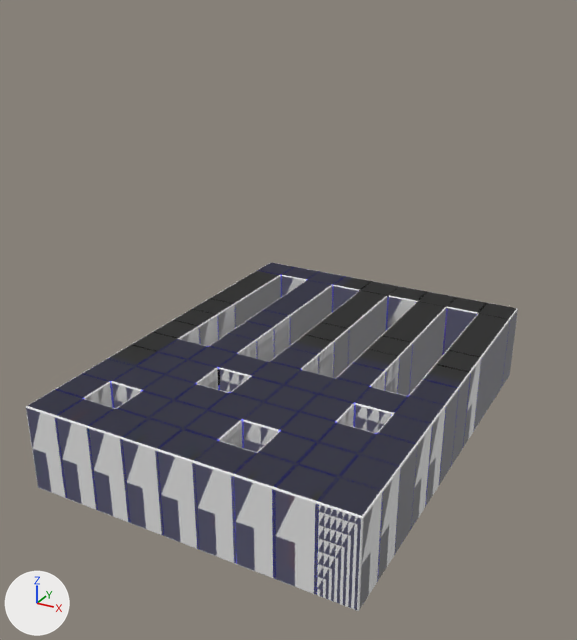
The Blender file models/wam2.blend: old version first, new version second.
Camera for both pictures: a 50 mm camera at (2.47, -4.22, 2.44) aimed at (0.12, 0.05, 0.31). Lighting does not change. The marker at lower left points along +X, +Y and +Z. The same objects are shown in both versions, whatever each file hides.

Names of what the first picture shows: 'BaseHighPoly', 'BaseLowPoly'.
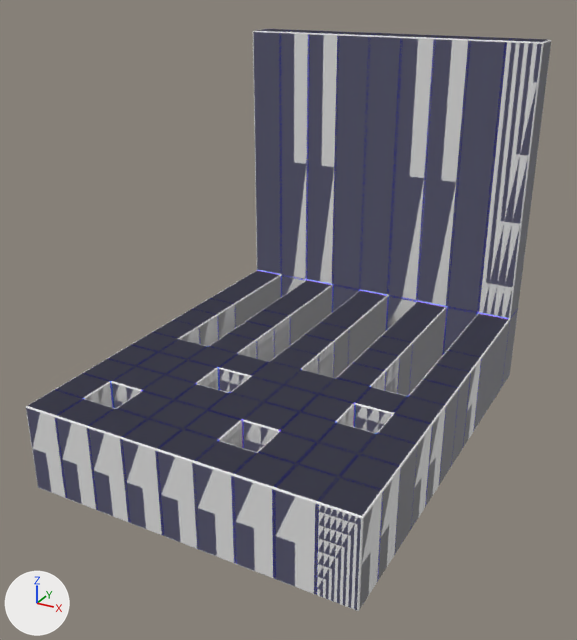
What changed in the scene script:
```text
Change me_cube_007:
    used by ob_baselowpoly; location = (0.0, 0.0, 0.0)
    remove me_cube_007.from_pydata(...)  # 774 vertices, 776 faces; spans x -1.0..1.25, y -1.25..1.75, z -0.6..0.0
    add me_cube_007.from_pydata(...)  # 854 vertices, 856 faces; spans x -1.0..1.25, y -1.25..1.75, z -0.6..2.0
    me_cube_007 part 1
    4 vertices are removed from x -0.99..1.24, y 1.51..1.74, z 0.0
    27 faces are deleted
    16 vertices in x -0.76..1.01, y 1.74, z 0.0 move by (0.0, 0.01, 0.01)
    16 vertices in x -0.76..1.01, y 1.51, z 0.0 move by (0.0, -0.01, 0.01)
    28 vertices are added at x -1.0..1.25, y 1.5..1.75, z 0.01..2.0
    32 new vertices lie (0.0, 0.0, 1.98) away from vertices in x -0.76..1.01, y 1.51..1.74, z 0.0
    16 new vertices lie (0.0, 0.23, 0.0) away from vertices in x -0.76..1.01, y 1.51, z 2.0
    8 new vertices lie (0.0, 0.0, 1.98) away from vertices in x -1.0..1.25, y 1.5..1.75, z 0.01
    107 new faces join them
    me_cube_007 part 2: 749 kept faces spanning x -1.0..1.25, y -1.25..1.75, z -0.6..0.01 get new texture (UV) coordinates
Change me_cube_002:
    used by ob_basehighpoly; location = (0.0, 0.0, 0.0)
    remove me_cube_002.from_pydata(...)  # 204 vertices, 185 faces; spans x -1.0..1.25, y -1.25..1.75, z -0.6..0.0
    add me_cube_002.from_pydata(...)  # 224 vertices, 205 faces; spans x -1.0..1.25, y -1.25..1.75, z -0.6..2.0
    me_cube_002 part 3
    9 faces are deleted
    20 new vertices lie (0.0, 0.0, 2.0) away from vertices in x -1.0..1.25, y 1.5..1.75, z 0.0
    29 new faces join them
```

Location of each change, (x1, y1, x2, y2) in pixels of the pictures (577 x 640 px):
'BaseHighPoly', reshaped (7% wider, 67% taller): before (26, 262, 518, 611); after (26, 29, 551, 611)
'BaseLowPoly', reshaped (72% taller): before (55, 267, 510, 593); after (55, 30, 518, 593)
part 1 of me_cube_007, built on: before (259, 267, 505, 319); after (257, 30, 518, 319)
part 2 of me_cube_007, surface changed (black to blue): (131, 276, 480, 563) in both
part 3 of me_cube_002, built on: before (258, 262, 517, 319); after (253, 29, 551, 319)
